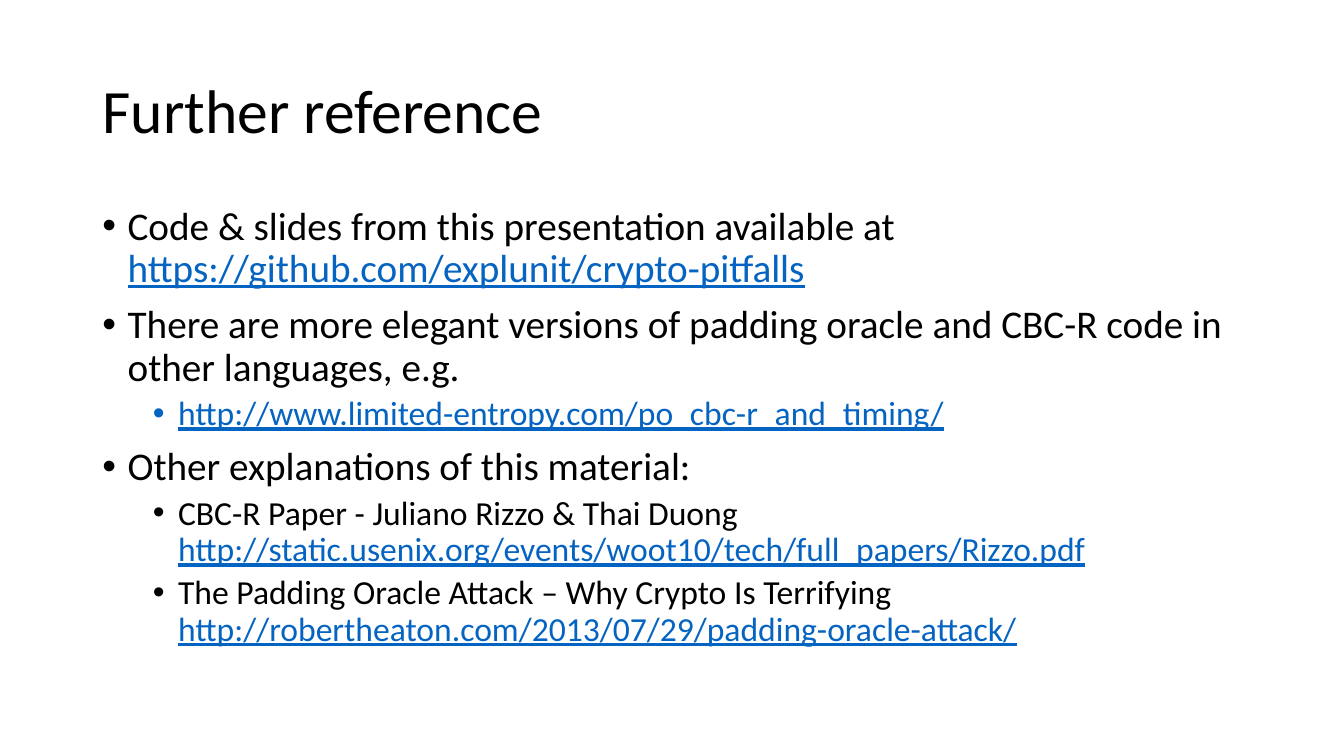
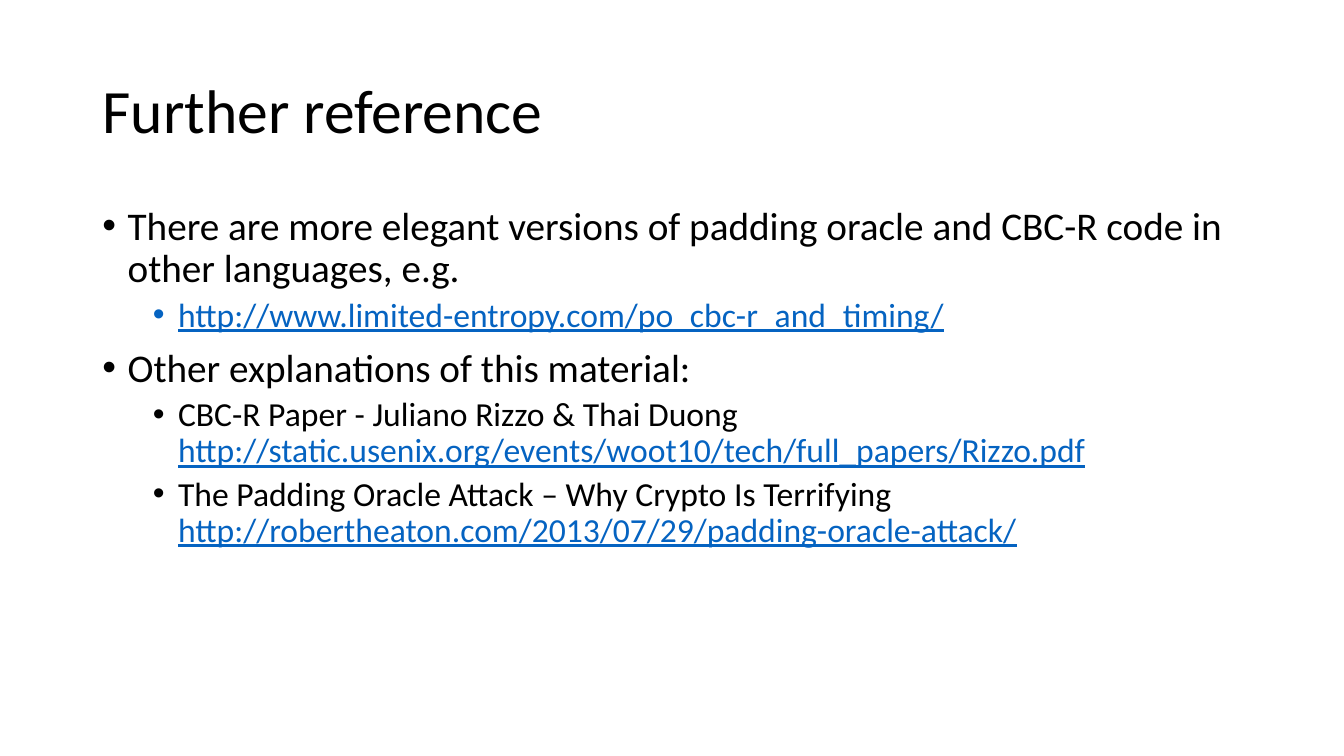
Before and after one commit to explunit/crypto-pitfalls, a slide deck: slide 11 of Presentation/Crypto-Pitfalls.pptx. Drawn at 1344x756 pixels with LibreOffice and Linux fonts; fonts in the diff are those of the drawing. Boxes give left, top, right and bottom in pixels: in the first picture for what was removed or moved away, otherwise in the second. Text is boxed around its words. In the diff, an @@ line names an element or a change of style, - is before the commit and + after.

```diff
--- a/Presentation/Crypto-Pitfalls.pptx
+++ b/Presentation/Crypto-Pitfalls.pptx
@@ text at (128,212,894,289): paragraph removed @@
-• Code & slides from this presentation available at https://github.com/explunit/crypto-pitfalls
```
Also in this commit, not shown: 5 other slides changed, 2 slides added, 1 slide removed, 3 other files.
